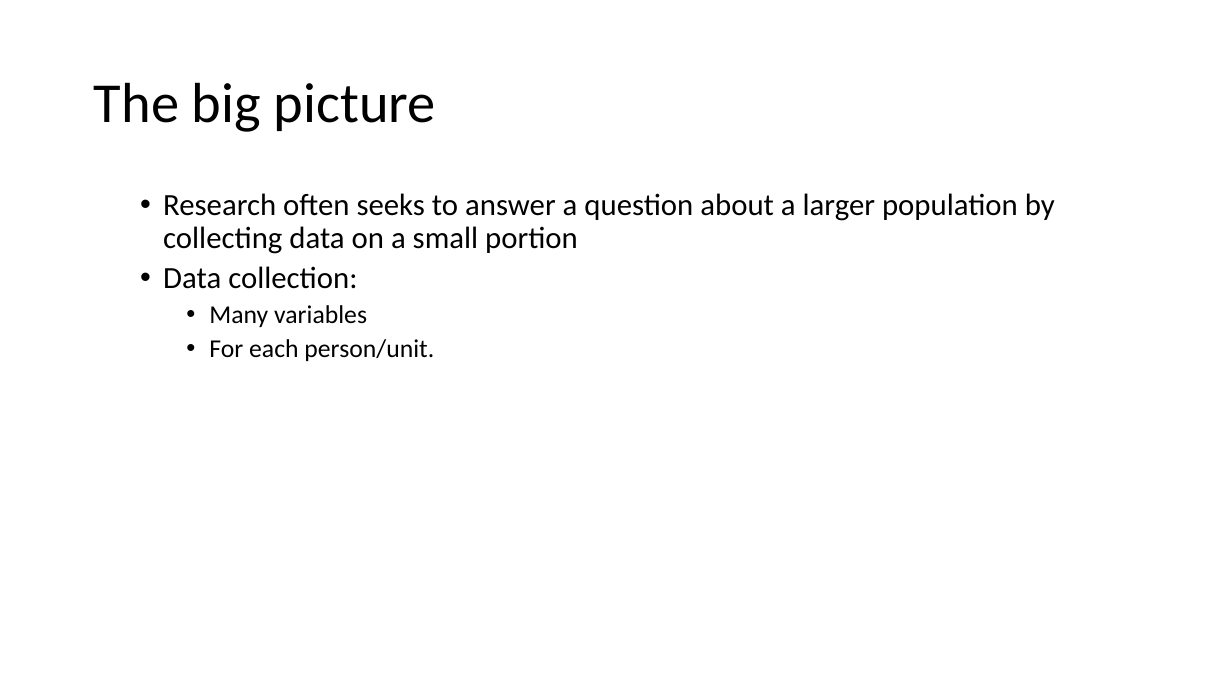
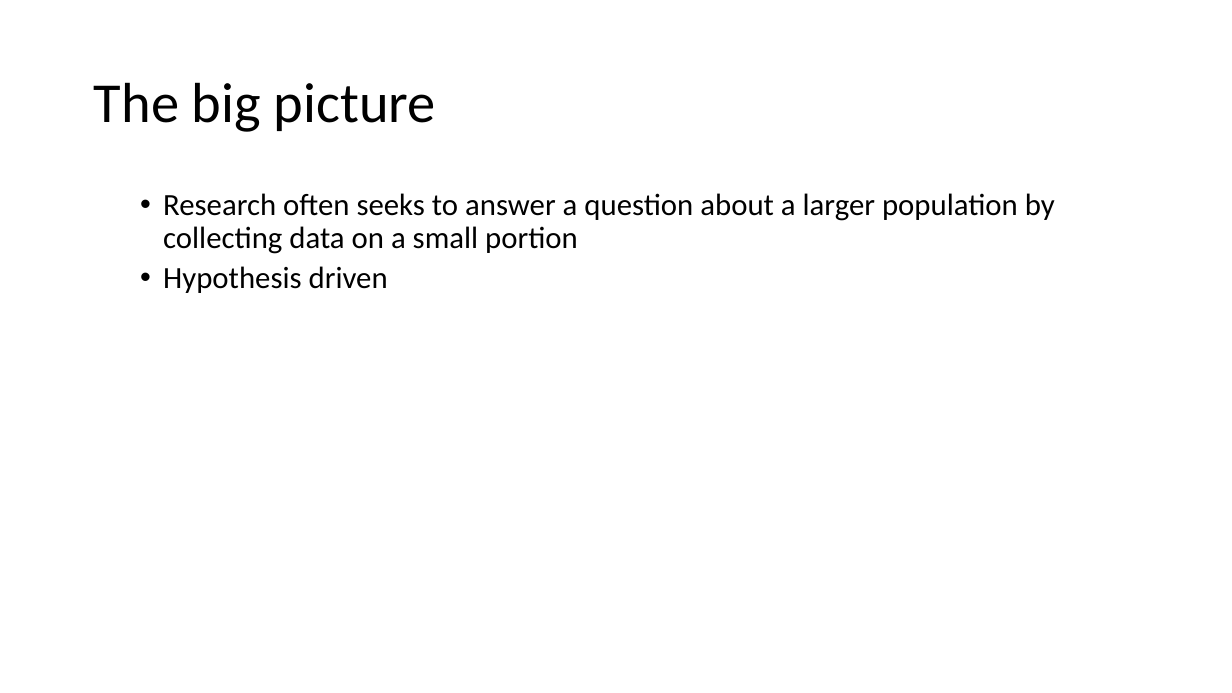
Before and after one commit to ClinicianCoders/ClinicianCoders, a slide deck: slide 5 of Workshops/Workshop6.pptx. Drawn at 1232x693 pixels with LibreOffice and Linux fonts; fonts in the diff are those of the drawing. Boxes give left, top, right and bottom in pixels: in the first picture for what was removed or moved away, otherwise in the second. Text is boxed around its words. In the diff, an @@ line names an element or a change of style, - is before the commit and + after.

```diff
--- a/Workshops/Workshop6.pptx
+++ b/Workshops/Workshop6.pptx
@@ text at [163,266,388,293]: text changed; size 20 to 24 pt @@
-  • Data collection:
-    • Many variables
-    • For each person/unit.
+  • Hypothesis driven
```
Also in this commit, not shown: 9 other slides changed, 3 slides removed, 7 other files.
